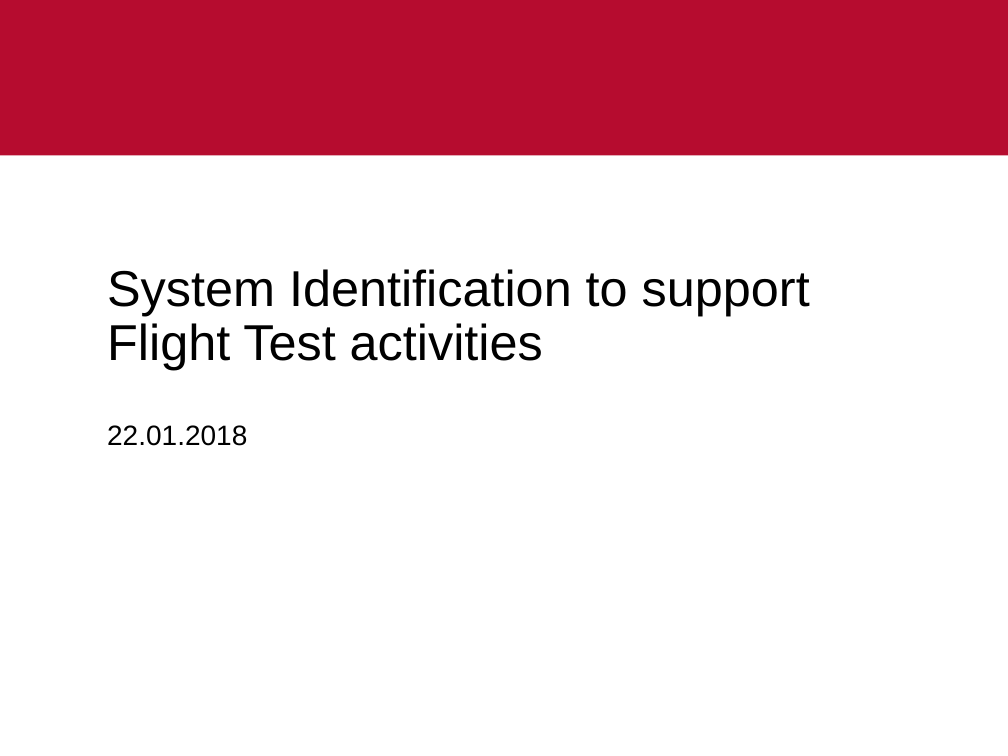
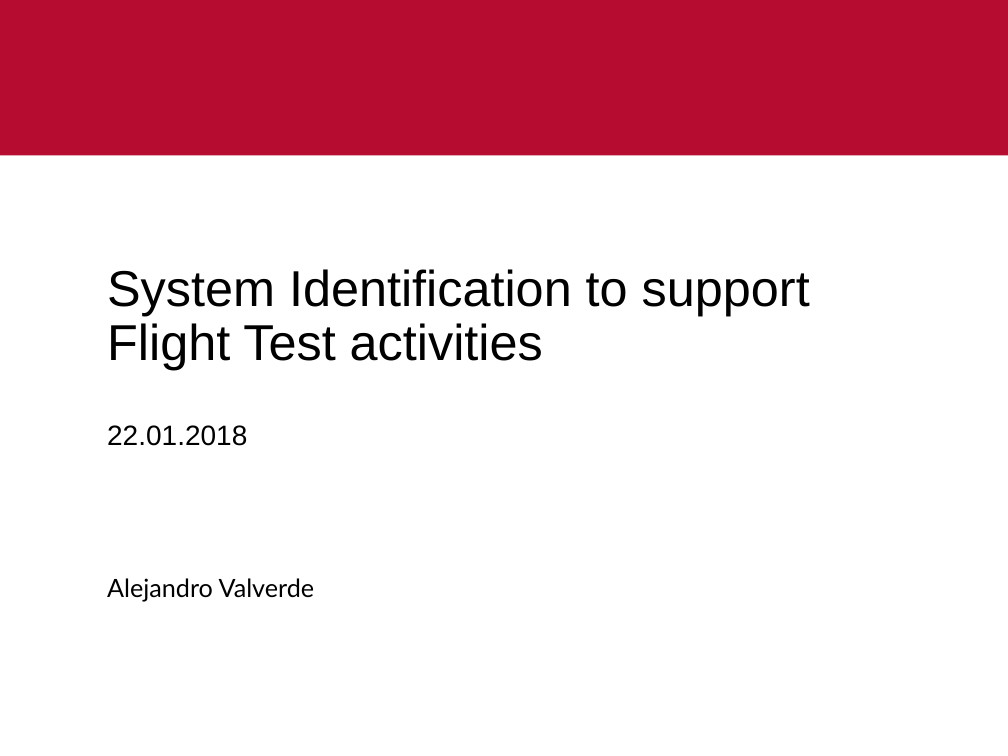
Before and after one commit to wuyou33/kopter, a slide deck: slide 1 of s_id/docs/System Identification to support Flight Test activities - proposal.pptx. Drawn at 1008x756 pixels with LibreOffice and Linux fonts; fonts in the diff are those of the drawing; background and template pictures are left out. Boxes give left, top, right and bottom in pixels: in the first picture for what was removed or moved away, otherwise in the second. Text is boxed around its words. In the diff, an @@ line names an element or a change of style, - is before the commit and + after.

```diff
--- a/s_id/docs/System Identification to support Flight Test activities - proposal.pptx
+++ b/s_id/docs/System Identification to support Flight Test activities - proposal.pptx
@@ text added at [107,578,315,601], 18 pt, text #000000 @@
+Alejandro Valverde
```
Also in this commit, not shown: 6 other slides changed, 3 slides added, 3 slides removed, 1 other file.
